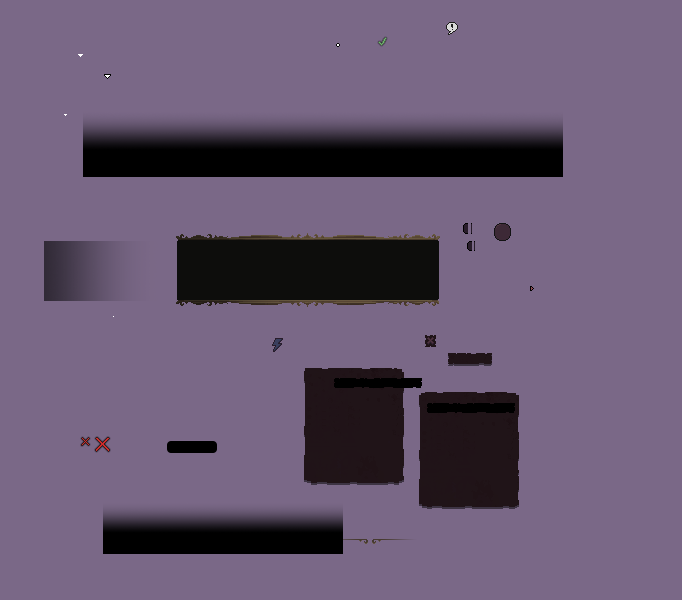
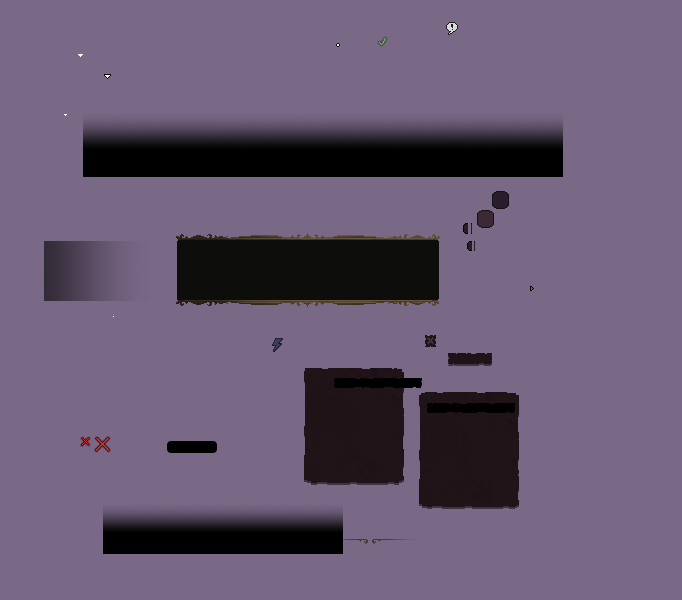
Layer changes from the first 682 × 600 image to the second:
painted on "InventorySlotSelected.png" over [left=477, top=210, right=511, bottom=241]
painted on "InventorySlot.png" over [left=492, top=191, right=511, bottom=241]
